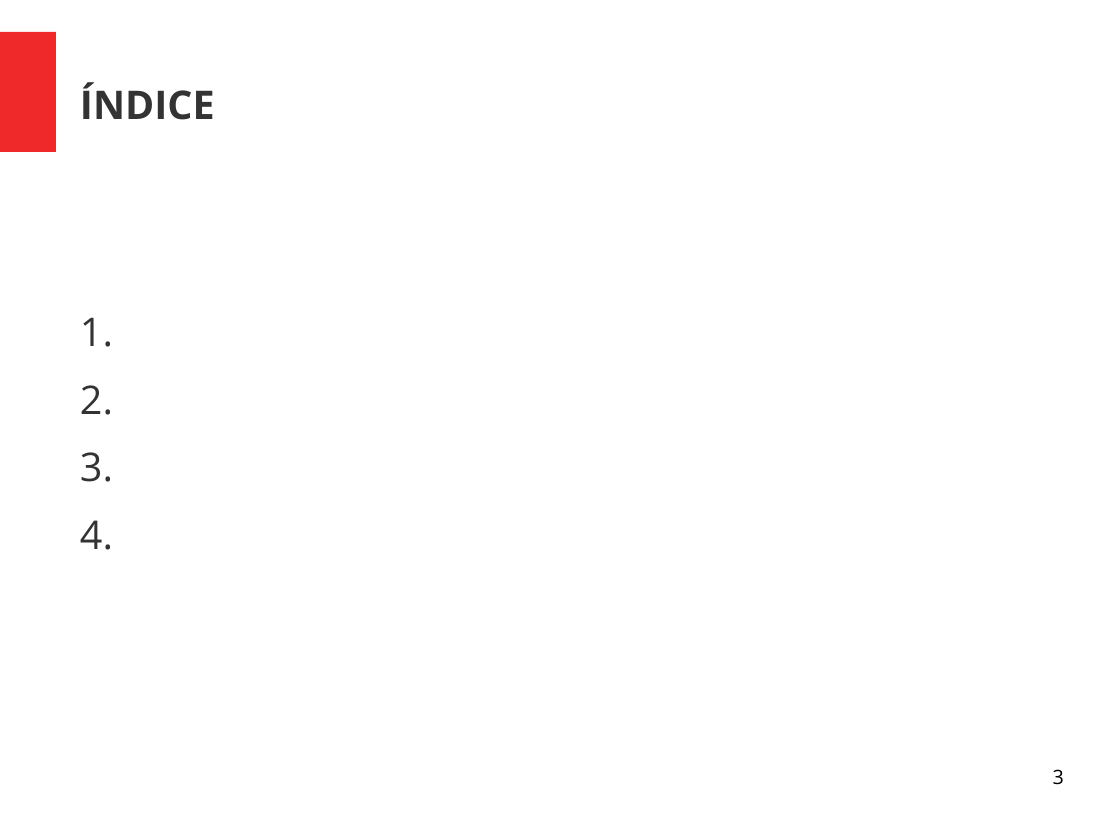
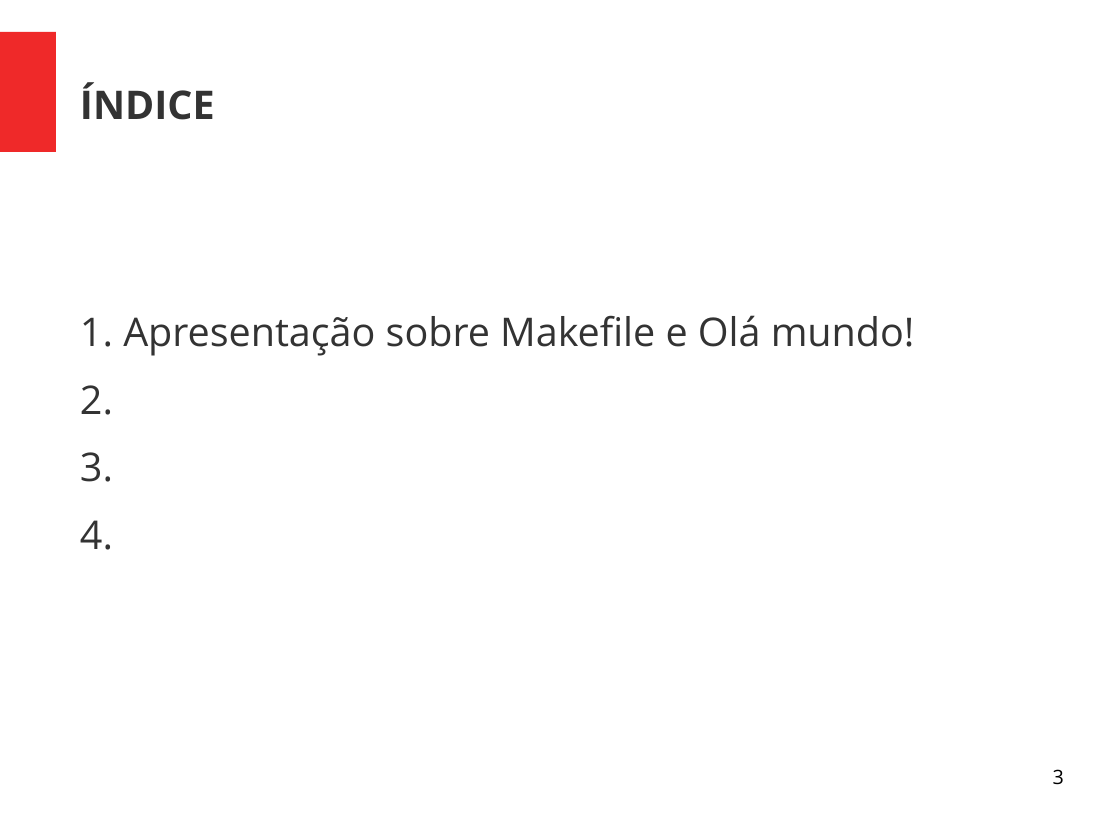
Before and after one commit to Geofisicando/curso-Makefile, a slide deck: slide 3 of slides/Apresentação_curso_Makefile.odp. Drawn at 1120x840 pixels with LibreOffice and Linux fonts; fonts in the diff are those of the drawing. Boxes give left, top, right and bottom in pixels: in the first picture for what was removed or moved away, otherwise in the second. Text is boxed around its words. In the diff, an @@ line names an element or a change of style, - is before the commit and + after.

```diff
--- a/slides/Apresentação_curso_Makefile.odp
+++ b/slides/Apresentação_curso_Makefile.odp
@@ text at <box>80,315,915,356</box>: text changed @@
-1.
+1. Apresentação sobre Makefile e Olá mundo!
```
Also in this commit, not shown: 1 other slide changed.
